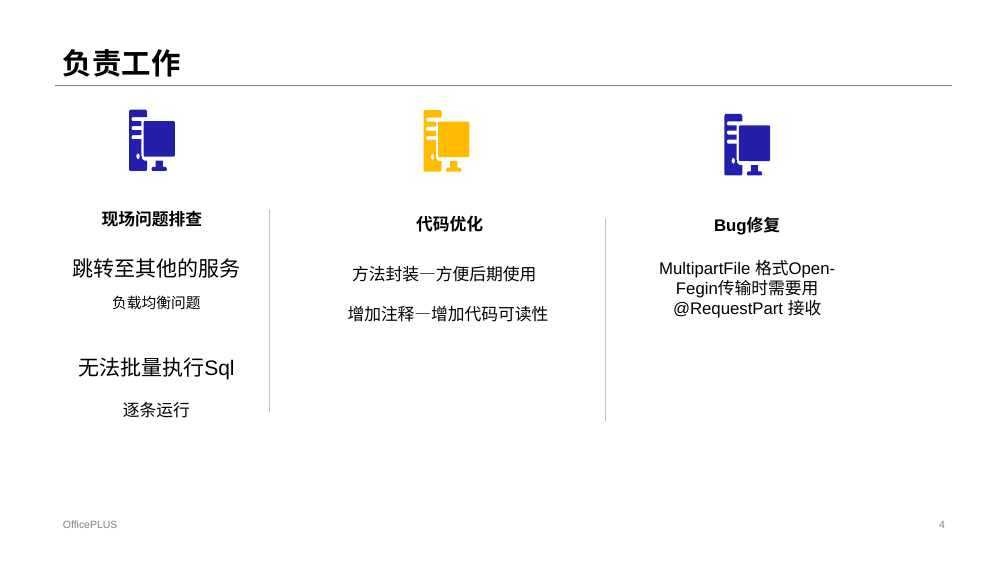
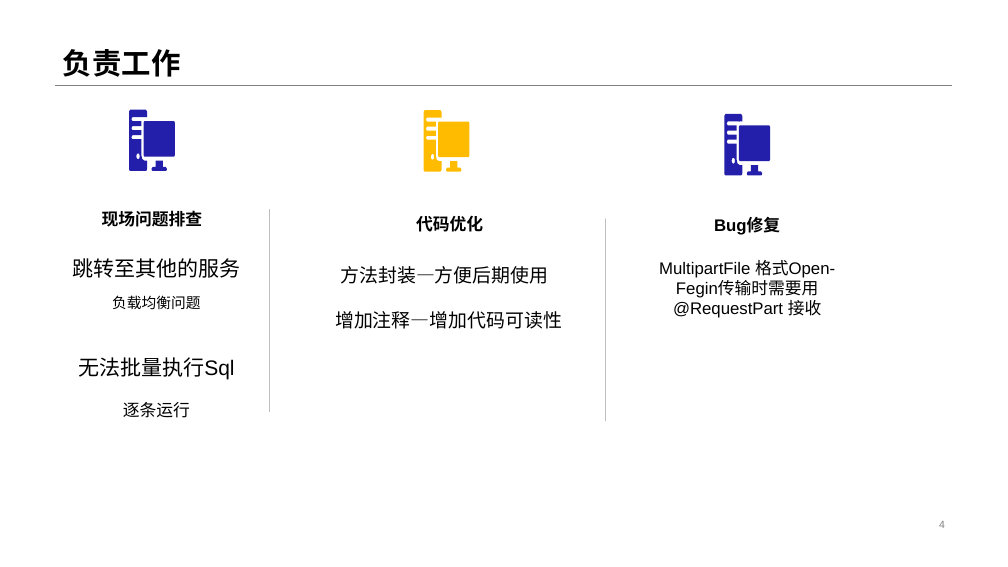
Before and after one commit to czx-dev/note, a slide deck: slide 4 of 陈仲贤述职答辩.pptx. Drawn at 1008x567 pixels with LibreOffice and Linux fonts; fonts in the diff are those of the drawing. Boxes give left, top, right and bottom in pixels: in the first picture for what was removed or moved away, otherwise in the second. Text is boxed around its words. In the diff, an @@ line names an element or a change of style, - is before the commit and + after.

```diff
--- a/陈仲贤述职答辩.pptx
+++ b/陈仲贤述职答辩.pptx
@@ text "方法封装—方便后期使用" at [335, 266, 562, 329]: size 16 to 18 pt @@
@@ text removed at [63, 520, 117, 528] @@
-OfficePLUS
```
Also in this commit, not shown: 8 other slides changed.
